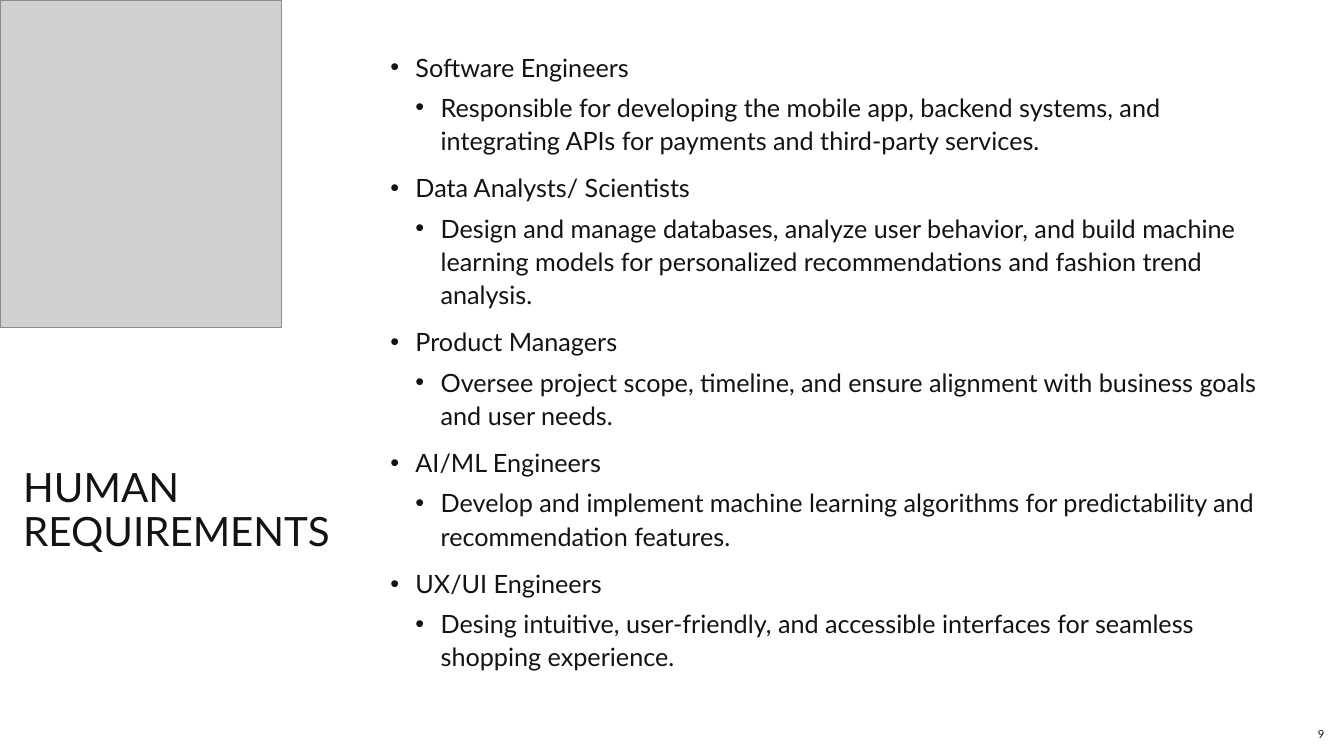
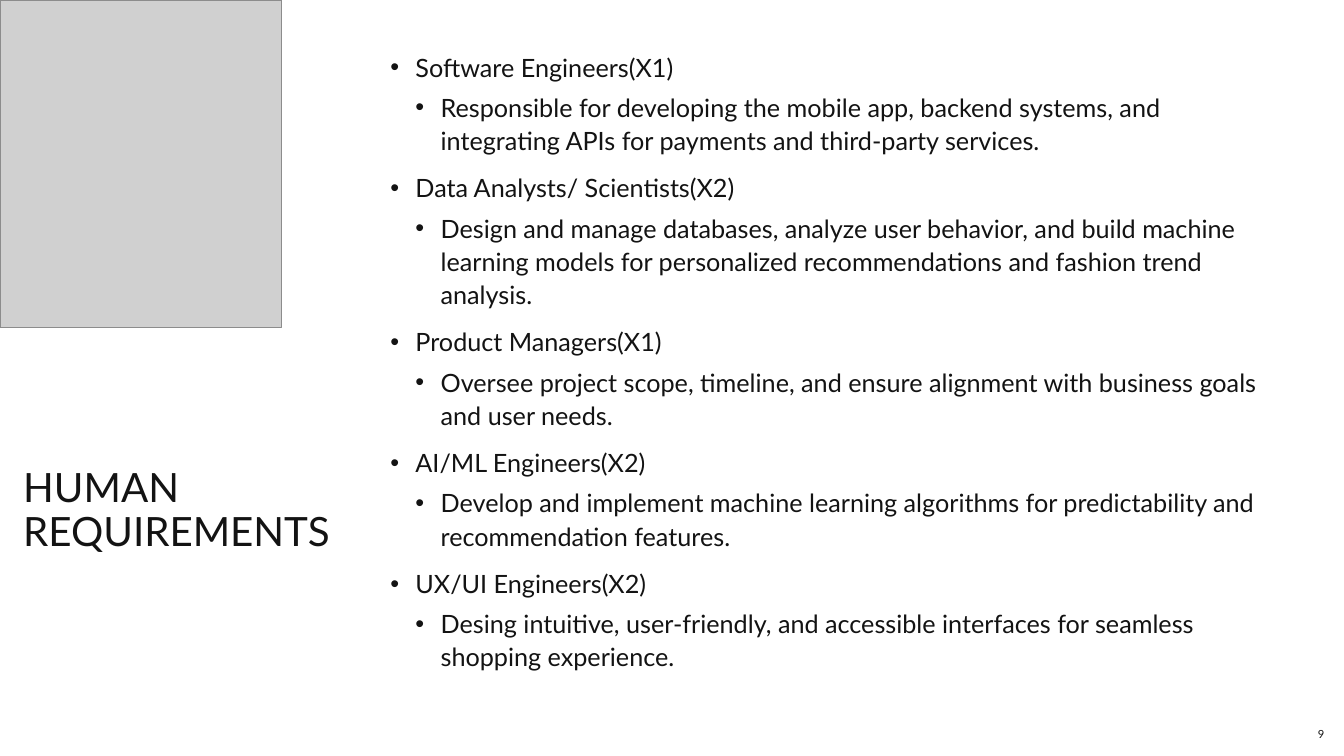
Before and after one commit to pajeeokoth/fashion-insta, a slide deck: slide 9 of Fashion-insta.pptx. Drawn at 1344x756 pixels with LibreOffice and Linux fonts; fonts in the diff are those of the drawing; grey boxes stand for pictures. Boxes give left, top, right and bottom in pixels: in the first picture for what was removed or moved away, otherwise in the second. Text is boxed around its words. In the diff, an @@ line names an element or a change of style, - is before the commit and + after.

```diff
--- a/Fashion-insta.pptx
+++ b/Fashion-insta.pptx
@@ text at (x1=415, y1=57, x2=673, y2=81): text changed @@
-• Software Engineers
+• Software Engineers(X1)
@@ text at (x1=415, y1=177, x2=735, y2=202): text changed @@
-• Data Analysts/ Scientists
+• Data Analysts/ Scientists(X2)
@@ text at (x1=415, y1=331, x2=662, y2=356): text changed @@
-• Product Managers
+• Product Managers(X1)
@@ text at (x1=415, y1=452, x2=645, y2=477): text changed @@
-• AI/ML Engineers
+• AI/ML Engineers(X2)
@@ text at (x1=415, y1=573, x2=646, y2=597): text changed @@
-• UX/UI Engineers
+• UX/UI Engineers(X2)
```
Also in this commit, not shown: 22 other slides changed, 2 slides added, 2 slides removed, 1 other file.
